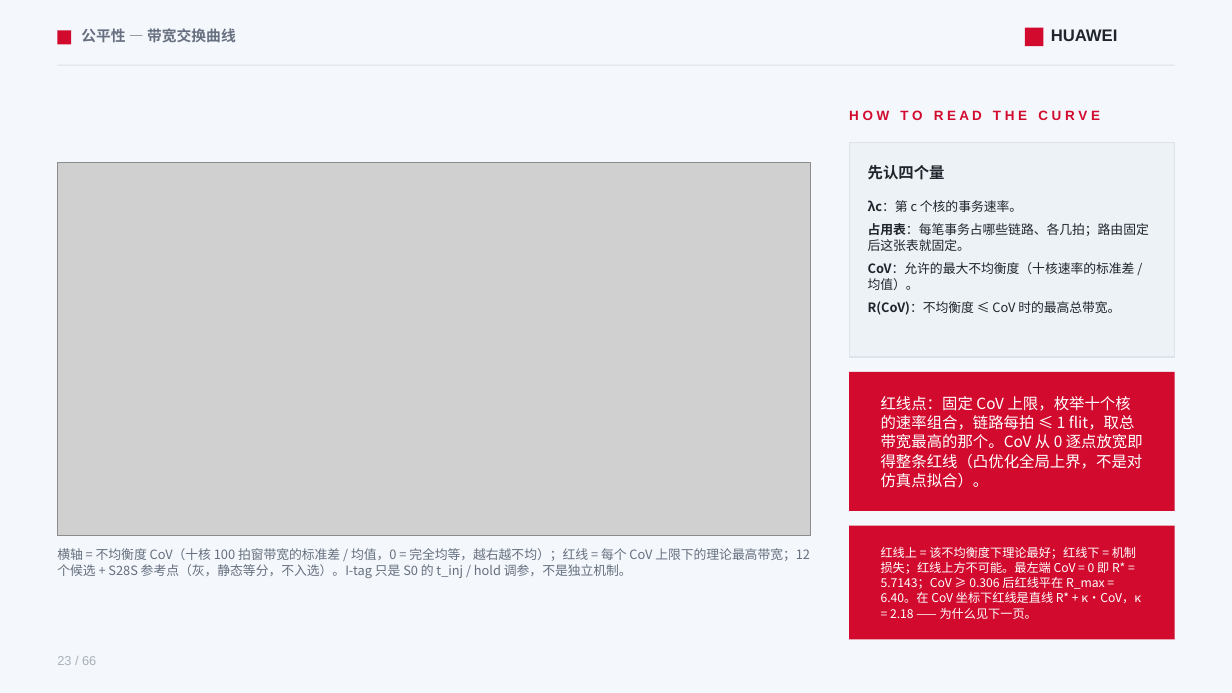
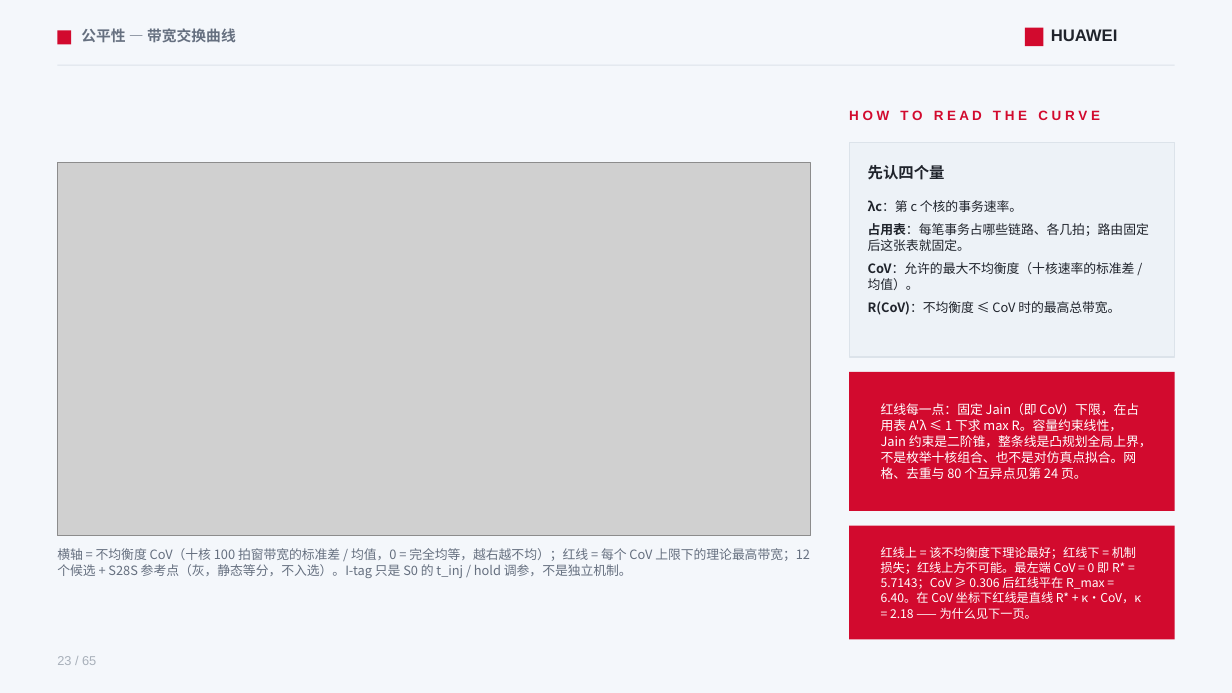
Before and after one commit to lukebest/booksim2, a slide deck: slide 23 of ppt/ring2-write-fairness.pptx. Drawn at 1232x693 pixels with LibreOffice and Linux fonts; fonts in the diff are those of the drawing; grey boxes stand for pictures. Boxes give left, top, right and bottom in pixels: in the first picture for what was removed or moved away, otherwise in the second. Text is boxed around its words. In the diff, an @@ line names an element or a change of style, - is before the commit and + after.

```diff
--- a/ppt/ring2-write-fairness.pptx
+++ b/ppt/ring2-write-fairness.pptx
@@ text at bbox=[881, 403, 1152, 479]: text changed; size 12 to 10 pt @@
-红线点：固定 CoV 上限，枚举十个核的速率组合，链路每拍 ≤ 1 flit，取总带宽最高的那个。CoV 从 0 逐点放宽即得整条红线（凸优化全局上界，不是对仿真点拟合）。
+红线每一点：固定 Jain（即 CoV）下限，在占用表 A'λ ≤ 1 下求 max R。容量约束线性，Jain 约束是二阶锥，整条线是凸规划全局上界，不是枚举十核组合、也不是对仿真点拟合。网格、去重与 80 个互异点见第 24 页。
```
Also in this commit, not shown: 63 other slides changed, 1 slide removed, 11 other files.
